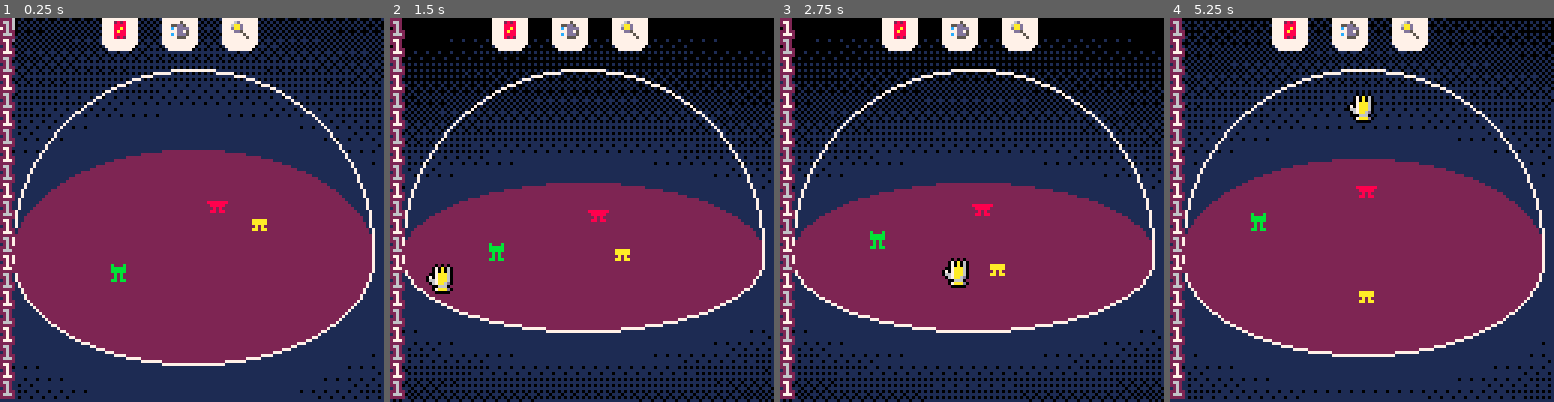
Above: before the commit, frames 1-4 (left to right).
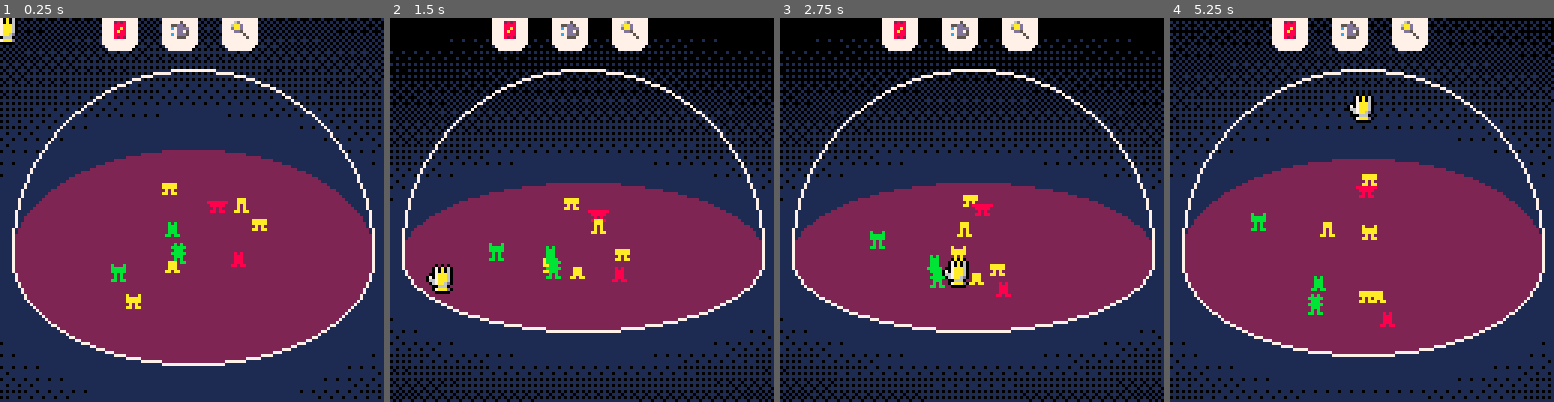
Above: after the commit, the same moments.

Repository: samuelhpratt/ggj2025
Game: PICO-8 cartridge game.p8
Two runs of this game, one before a commit and one after it. Both use one fixed random seed, a clock stepped at 60 frames per second and the inputs below.
Inputs (mouse positions are in pixels of both pictures, inside the frame that each line leads up to):
- Up to frame 1 (0.25 s): no input
- Up to frame 2 (1.5 s): click (670, 121) at 0.67 s; click (436, 267) at 1.22 s
- Up to frame 3 (2.75 s): click (887, 114) at 1.77 s; click (952, 259) at 2.32 s
- Up to frame 4 (5.25 s): click (1404, 106) at 2.87 s; click (1465, 256) at 3.42 s; click (1231, 102) at 3.97 s; click (1292, 248) at 4.52 s; click (1354, 94) at 5.07 s

The runs differ from the first frame. In frame 1, 4.0% of the frame differs, in the area x 0-65%, y 0-100%; in frame 2, 4.0%; in frame 3, 4.0%; in frame 4, 4.1%, in the area x 0-59%, y 0-100%.

Commit message:
happy for food

Diff:
--- a/food.lua
+++ b/food.lua
@@ -7,6 +7,15 @@
 
     function food.update(self)
         -- add specific update logic here
+        for person in all(people) do
+            -- simple distance check
+            if (person.x - self.x) * (person.x - self.x) + (person.y - self.y) * (person.y - self.y) < 9 then
+                person.happiness += 1
+                log(person.happiness)
+                del(objects, self)
+                del(foods, self)
+            end
+        end
 
         self:updatePhysics()
     end
--- a/game.p8
+++ b/game.p8
@@ -12,7 +12,7 @@
 #include fire.lua
 #include food.lua
 #include ui.lua
-#include states.lua
+#include worldInfo.lua
 
 __gfx__
 00000000000000000000000000000000000000000000000000000000000000000000000000000000000000000000000000000000000000000000000000000000
--- a/main.lua
+++ b/main.lua
@@ -10,7 +10,7 @@
     drawObjects()
     drawSmoke()
     drawUI()
-    updateStates()
+    updateWorldInfo()
     draw_logs()
     drawLines()
 end
@@ -32,7 +32,8 @@
             if mode == "seeds" then
                 x += rnd(2) - 1
                 y += rnd(2) - 1
-                spawnObject(x, y, z, 1)
+                --spawnObject(x, y, z, 1)
+                spawnFood(x, y, z)
                 toolCooldown = 4
             elseif mode == "water" then
                 x += rnd(10) - 5
--- a/people.lua
+++ b/people.lua
@@ -1,4 +1,4 @@
-nPeople = 3
+nPeople = 10
 people = {}
 
 personStates = {
@@ -7,6 +7,10 @@
     seekWater = 3,
     getFood = 4
 }
+
+--animation helpers
+airborneHop = false
+pT = 0
 
 --above the spawnPerson function so can be used
 function newWaypoint(person)
@@ -31,6 +35,7 @@
     person.burning = 0
     person.inWater = false
     person.state = personStates.idle
+    person.happiness = 0
 
     newWaypoint(person)
     -- add any other person-specific parameters here!
@@ -44,12 +49,29 @@
             y += self.wet
             h = 0.875
         end
+
+        -- check if happy enough to hop
+        if self.happiness >= 2 then
+            if pT == 1 then
+                y += 1
+            elseif pT == 4 then
+                y -= 1
+            elseif pT == 8 then
+                pT = 0
+                --do nothing
+            end
+            pT += 1
+        end
+
         spr(self.sprite, x - 3, y - 7, 1, h)
         pal()
 
         if self.burning > 0 then
             spr(134 + flr(self.burning / 2) % 5, x - 4, y - 12)
         end
+
+
+
     end
 
     function person.update(self)
@@ -71,6 +93,7 @@
                 self.burning = 0
             end
         end
+
     end
 
     add(people, person)
@@ -102,7 +125,7 @@
     * runfromfire
     * rejoiceinrain
     ]]
-    log(person.state)
+    --log(person.state)
 
     if person.state == personStates.idle then
         idle(person)
@@ -157,7 +180,7 @@
     local shortestDistance = 30000
     local foodExists = #foods > 0
     local dist = 0
-    local foodForcePower = 0.01
+    local foodForcePower = 0.03
 
     if foodExists then
         for food in all(foods) do
--- a/states.lua
+++ b/worldInfo.lua
@@ -1,14 +1,6 @@
 
 thereIsFire = false
 thereIsFood = false
-
-function updateStates()
-
-
-    updateWorldInfo()
-
-
-end
 
 function updateWorldInfo()
 
